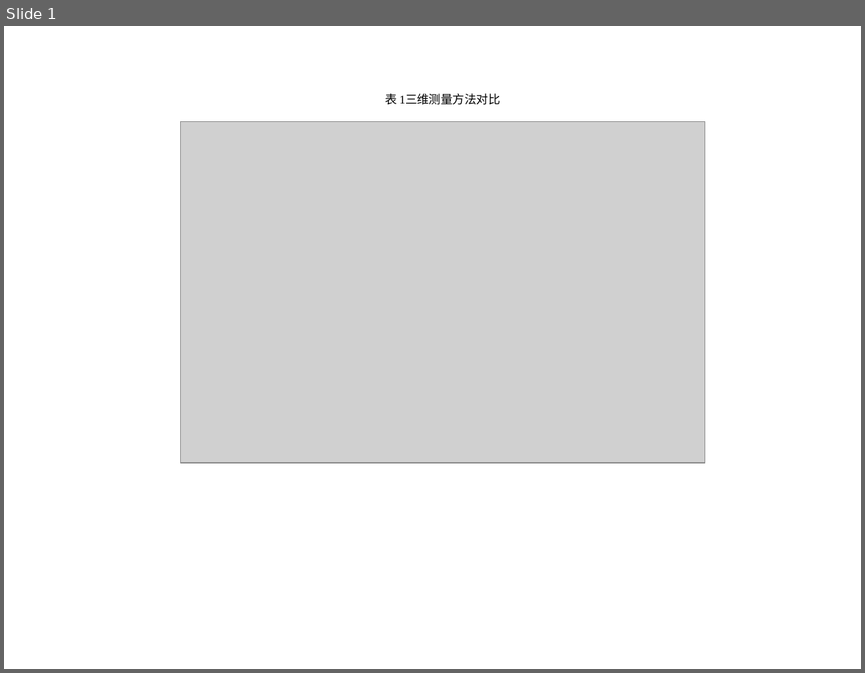
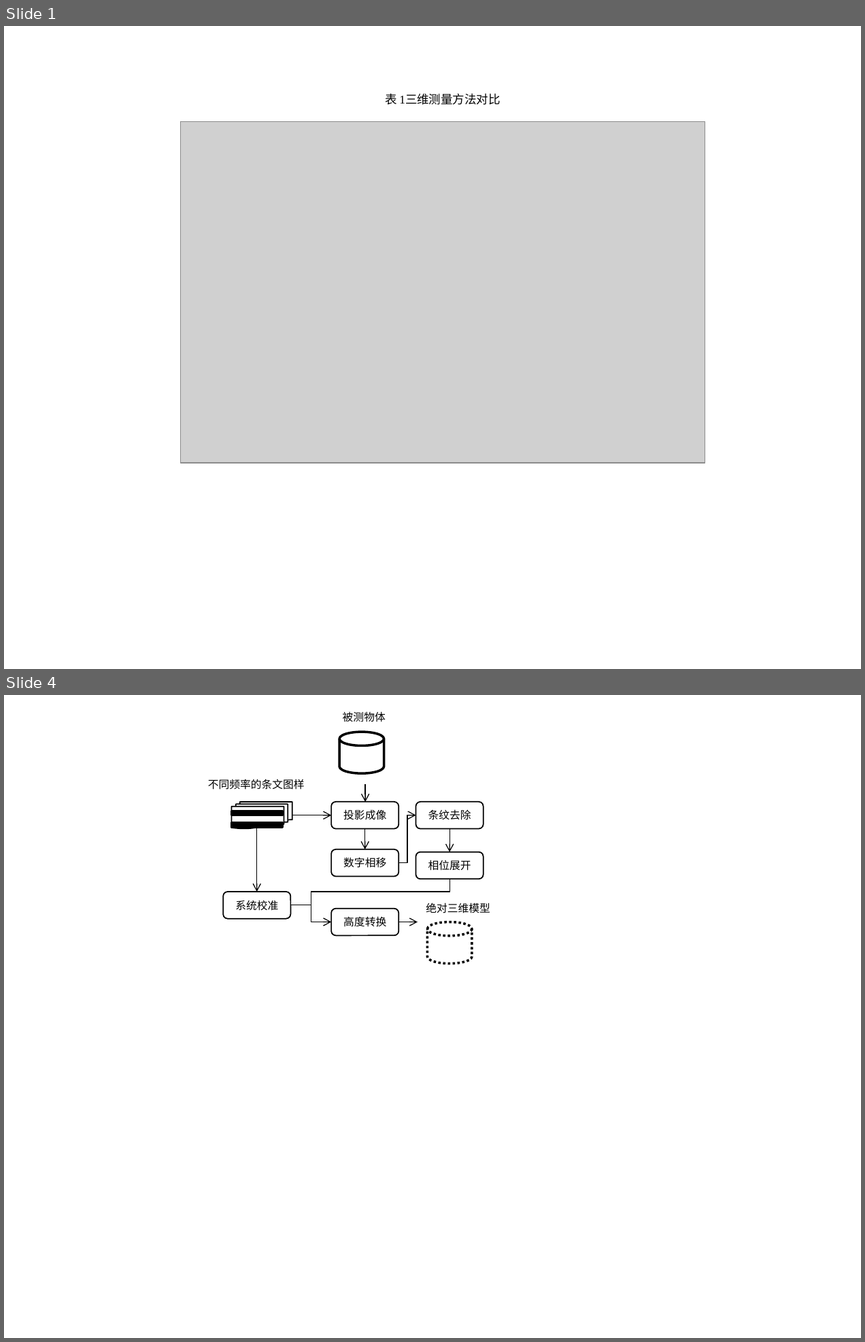
Before and after one commit to FZhg/Undergraduate-Thesis, a slide deck: Graphic & Tables.pptx. Shown one above the other, each under a label of ours: slide 1 before the commit, slides 1 and 4 after it; the slides between them are not shown. The pictures are 865x673 and 865x1342 pixels, drawn with LibreOffice and Linux fonts; fonts in the diff are those of the drawing; grey boxes stand for pictures. Boxes give left, top, right and bottom in pixels: in the first picture for what was removed or moved away, otherwise in the second. Text is boxed around its words. In the diff, an @@ line names an element or a change of style, - is before the commit and + after.

```diff
--- a/Graphic & Tables.pptx
+++ b/Graphic & Tables.pptx
@@ slide 4 added at box(4, 695, 861, 1338), background #FFFFFF @@
@@ text added at box(343, 711, 385, 722), 9 pt, text #000000 @@
+被测物体
@@ cylinder added at box(339, 732, 383, 774), fill #FFFFFF, outline #000000 2 pt @@
@@ text added at box(208, 779, 305, 790), 9 pt, text #000000 @@
+不同频率的条文图样
@@ arrow added from (366, 784) to (366, 802), #000000 0.75 pt @@
@@ flow chart multidocument added at box(232, 802, 293, 829), outline #000000 1 pt @@
@@ rectangle added at box(232, 811, 283, 815), fill #000000, outline #000000 2 pt @@
@@ arrow added from (292, 815) to (331, 815), #000000 0.75 pt @@
@@ rounded rectangle added at box(331, 802, 399, 829), fill #FFFFFF, outline #000000 1 pt, 9 pt, text #000000 @@
+投影成像
@@ elbow arrow added from (399, 863) to (416, 815), #000000 0.75 pt @@
@@ rounded rectangle added at box(416, 802, 484, 829), fill #FFFFFF, outline #000000 1 pt, 9 pt, text #000000 @@
+条纹去除
@@ rectangle added at box(232, 823, 283, 827), fill #000000, outline #000000 2 pt @@
@@ elbow arrow added from (257, 827) to (257, 892), #000000 0.75 pt @@
@@ arrow added from (364, 829) to (364, 849), #000000 0.75 pt @@
@@ arrow added from (449, 829) to (449, 852), #000000 0.75 pt @@
@@ rounded rectangle added at box(331, 849, 399, 876), fill #FFFFFF, outline #000000 1 pt, 9 pt, text #000000 @@
+数字相移
@@ rounded rectangle added at box(416, 852, 484, 879), fill #FFFFFF, outline #000000 1 pt, 9 pt, text #000000 @@
+相位展开
@@ rounded rectangle added at box(224, 892, 291, 918), fill #FFFFFF, outline #000000 1 pt, 9 pt, text #000000 @@
+系统校准
@@ elbow line added from (449, 879) to (311, 892), #000000 0.75 pt @@
@@ line added from (311, 892) to (311, 905), #000000 0.75 pt @@
@@ elbow arrow added from (291, 905) to (331, 922), #000000 0.75 pt @@
@@ rounded rectangle added at box(331, 909, 399, 935), fill #FFFFFF, outline #000000 1 pt, 9 pt, text #000000 @@
+高度转换
@@ text added at box(426, 902, 490, 913), 9 pt, text #000000 @@
+绝对三维模型
@@ arrow added from (399, 922) to (417, 922), #000000 0.75 pt @@
@@ cylinder added at box(427, 922, 472, 964), fill #FFFFFF, outline #000000 2 pt dashed @@
```
Also in this commit, not shown: 2 slides changed, 5 other files.
